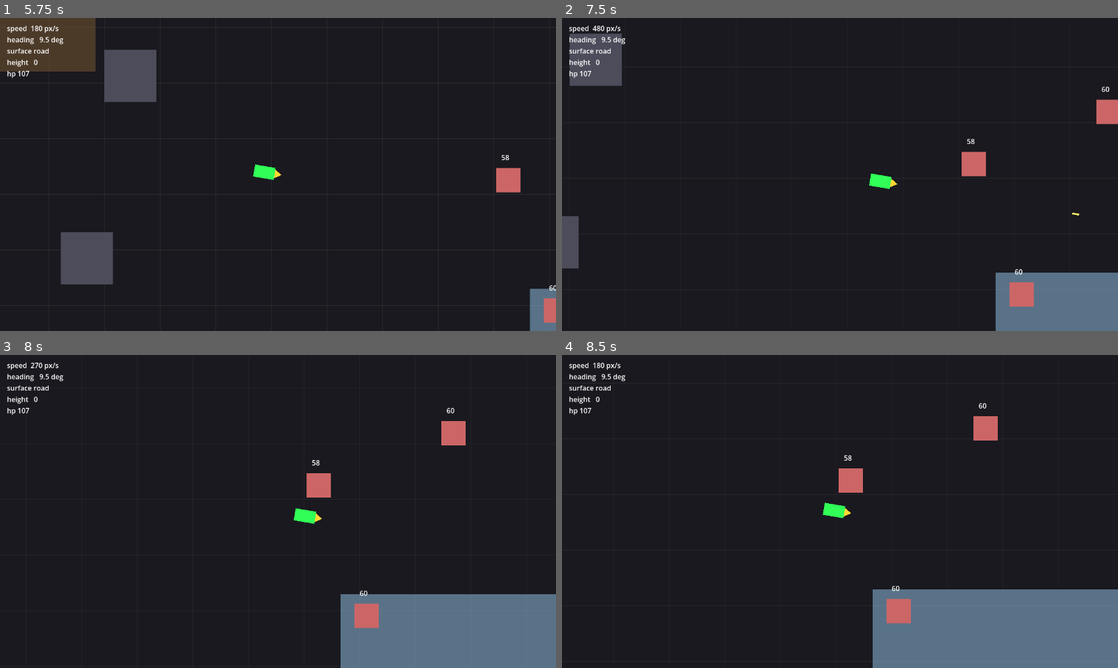
Above: before the commit, frames 1-4 (two rows, left to right).
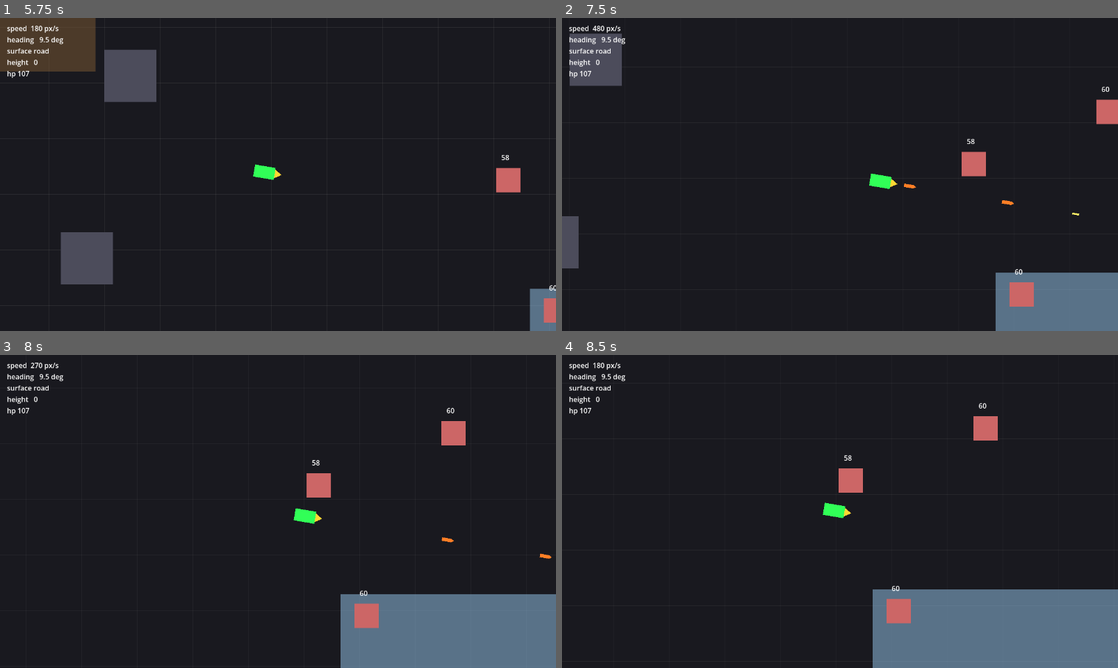
Above: after the commit, the same moments.

Repository: b3p3k0/bentchrome
Game: Godot game, scene res://ui/title.tscn
Same seed, same stepped clock (60 frames per second), same inputs: the game is played once before the commit and once after it.
Inputs (mouse positions are in pixels of both pictures, inside the frame that each line leads up to):
- Up to frame 1 (5.75 s): tap Enter (select_confirm) at 0.5, 3.5, 4.25, 5 s; move the mouse to (400, 158) at 0.52 s; hold D (move_right) 0.53-1.25 s; right-click (400, 158) at 0.6 s; tap Space at 0.77, 3.77 s; click (400, 158) at 0.8 s; drag from (166, 190) to (278, 174) at 1.27 s; move the mouse to (333, 105) at 2.02 s; hold D (move_right) 2.03-2.75 s; tap E (weapon_next) at 2.1 s; tap Q (weapon_prev) at 2.3, 5.3 s; drag from (250, 237) to (111, 127) at 2.77 s; move the mouse to (444, 221) at 3.52 s; hold A (move_left) 3.53-4.25 s; right-click (444, 221) at 3.6 s; click (444, 221) at 3.8 s; drag from (111, 127) to (194, 96) at 4.27 s; move the mouse to (305, 174) at 5.02 s; hold S (move_down) from 5.03 s (still down); hold Enter (select_confirm) from 5.03 s (still down); click (305, 174) at 5.17 s
- Up to frame 2 (7.5 s): release S (move_down) at 5.75 s; release Enter (select_confirm) at 5.75 s; drag from (756, 96) to (728, 190) at 5.77 s; move the mouse to (962, 158) at 6.52 s; hold W (move_up) 6.53-7.25 s; tap Q (weapon_prev) at 6.6 s; tap Space at 6.77 s; click (962, 158) at 6.8 s; drag from (728, 190) to (1023, 205) at 7.27 s
- Up to frame 3 (8 s): no input
- Up to frame 4 (8.5 s): move the mouse to (895, 442) at 8.02 s; hold S (move_down) from 8.03 s (still down); tap Keypad Enter at 8.1 s; tap Q (weapon_prev) at 8.3 s

Frame 1 is identical in both runs. In frame 2, less than 0.1% of the frame differs, in the area x 61-82%, y 52-60%; in frame 3, less than 0.1%, in the area x 79-100%, y 58-66%; in frame 4, nothing differs.

Commit message:
Card 3: WeaponRack — selectable slots, ammo, special recharge
vehicles/weapon_rack.gd owns [special/standard/homing] slots: selection
(Q/E/wheel intents), consume-on-fire, add_ammo with caps, special
recharge to a per-car cap (new VehicleStats special_ammo_cap +
special_recharge_seconds, defaults keep existing .tres valid). Generic
missile_standard (900) / missile_homing (750) WeaponDefs. Firing keeps
one path: selection change re-arms SpecialController/SecondaryMount;
try_fire/activate now return fired:bool so ammo burns only on a real
shot. 24 new headless checks; test.sh gains a 120s timeout guard
(compile-failed runner used to hang forever). Straggler .uid files.

Co-Authored-By: Claude Fable 5 <noreply@anthropic.com>

Diff:
--- /dev/null
+++ b/data/weapons/missile_homing.tres
@@ -0,0 +1,16 @@
+[gd_resource type="Resource" script_class="WeaponDef" load_steps=3 format=3]
+
+[ext_resource type="Script" path="res://resources/weapon_def.gd" id="1_def"]
+[ext_resource type="PackedScene" path="res://weapons/missile.tscn" id="2_proj"]
+
+[resource]
+script = ExtResource("1_def")
+display_name = "Homing Missile"
+cooldown = 0.8
+damage = 26.0
+projectile_speed = 750.0
+projectile_lifetime = 4.0
+turn_rate_deg = 140.0
+acquisition_radius = 1200.0
+projectile_scene = ExtResource("2_proj")
+note = "Generic seeker: slower than a dumb-fire but corrects course. Pickup-fed."
--- /dev/null
+++ b/data/weapons/missile_standard.tres
@@ -0,0 +1,14 @@
+[gd_resource type="Resource" script_class="WeaponDef" load_steps=3 format=3]
+
+[ext_resource type="Script" path="res://resources/weapon_def.gd" id="1_def"]
+[ext_resource type="PackedScene" path="res://weapons/missile.tscn" id="2_proj"]
+
+[resource]
+script = ExtResource("1_def")
+display_name = "Missile"
+cooldown = 0.6
+damage = 30.0
+projectile_speed = 900.0
+projectile_lifetime = 2.5
+projectile_scene = ExtResource("2_proj")
+note = "Generic dumb-fire missile. Pickup-fed, shared by every car."
--- a/resources/vehicle_stats.gd
+++ b/resources/vehicle_stats.gd
@@ -21,6 +21,8 @@
 @export var accent_color := Color(1, 1, 1)
 
 @export var special: WeaponDef  # signature secondary weapon
+@export var special_ammo_cap := 1            # rounds held at once
+@export var special_recharge_seconds := 12.0 # time to regrow one round
 
 # Per-car raw handling-knob overrides (knob name -> value) applied after
 # StatCurves, so hand-tuning wins while StatCurves stays the default. Written by
--- a/tests/run_tests.gd
+++ b/tests/run_tests.gd
@@ -5,6 +5,7 @@
 
 const SUITES := [
 	preload("res://tests/test_status_effects.gd"),
+	preload("res://tests/test_weapon_rack.gd"),
 ]
 
 var _checks := 0
--- /dev/null
+++ b/tests/test_weapon_rack.gd
@@ -0,0 +1,88 @@
+extends RefCounted
+## WeaponRack tests: slot config, selection cycling, ammo consume/add caps,
+## special recharge. The rack is pure bookkeeping — no tree needed; time is
+## driven via tick().
+
+const RackScript := preload("res://vehicles/weapon_rack.gd")
+const DefScript := preload("res://resources/weapon_def.gd")
+
+var t
+
+func _init(runner) -> void:
+	t = runner
+
+func _rack(special_cap := 1, recharge := 12.0):
+	var r = RackScript.new()
+	var special = DefScript.new()
+	special.display_name = "Test Special"
+	r.configure(special, special_cap, recharge)
+	return r
+
+func test_configure_defaults() -> void:
+	var r = _rack()
+	t.check(r.selected_index() == RackScript.Slot.SPECIAL, "rack: special selected on configure")
+	t.check(r.ammo(RackScript.Slot.SPECIAL) == 1, "rack: special starts at cap")
+	t.check(r.ammo(RackScript.Slot.STANDARD) == 2, "rack: 2 standard to start")
+	t.check(r.ammo(RackScript.Slot.HOMING) == 1, "rack: 1 homing to start")
+	t.check(r.selected_def() != null and r.selected_def().display_name == "Test Special", "rack: selected def is the special")
+	r.free()
+
+func test_selection_cycles_and_wraps() -> void:
+	var r = _rack()
+	r.select_next()
+	t.check(r.selected_index() == RackScript.Slot.STANDARD, "cycle: next -> standard")
+	r.select_next()
+	t.check(r.selected_index() == RackScript.Slot.HOMING, "cycle: next -> homing")
+	r.select_next()
+	t.check(r.selected_index() == RackScript.Slot.SPECIAL, "cycle: next wraps to special")
+	r.select_prev()
+	t.check(r.selected_index() == RackScript.Slot.HOMING, "cycle: prev wraps to homing")
+	r.free()
+
+func test_consume_and_dry() -> void:
+	var r = _rack()
+	r.select_next()  # standard, ammo 2
+	t.check(r.can_consume(), "consume: standard available")
+	r.consume()
+	r.consume()
+	t.check(r.ammo(RackScript.Slot.STANDARD) == 0, "consume: two shots spent")
+	t.check(not r.can_consume(), "consume: dry blocks fire")
+	r.consume()  # no-op
+	t.check(r.ammo(RackScript.Slot.STANDARD) == 0, "consume: dry consume is a no-op")
+	r.free()
+
+func test_add_ammo_respects_cap() -> void:
+	var r = _rack()
+	var accepted = r.add_ammo(RackScript.Slot.STANDARD, 10)
+	t.check(accepted == 4, "add: accepts only up to cap (2 + 4 = 6)")
+	t.check(r.ammo(RackScript.Slot.STANDARD) == 6, "add: standard at cap")
+	t.check(r.add_ammo(RackScript.Slot.STANDARD, 1) == 0, "add: full slot accepts nothing")
+	r.free()
+
+func test_special_recharges_to_cap() -> void:
+	var r = _rack(2, 5.0)
+	r.consume()
+	r.consume()
+	t.check(r.ammo(RackScript.Slot.SPECIAL) == 0, "recharge: special spent")
+	r.tick(2.5)
+	t.check_approx(r.recharge_fraction(), 0.5, "recharge: halfway to next round")
+	r.tick(2.5)
+	t.check(r.ammo(RackScript.Slot.SPECIAL) == 1, "recharge: one round back after 5s")
+	r.tick(5.0)
+	t.check(r.ammo(RackScript.Slot.SPECIAL) == 2, "recharge: refilled to cap")
+	r.tick(5.0)
+	t.check(r.ammo(RackScript.Slot.SPECIAL) == 2, "recharge: never exceeds cap")
+	t.check_approx(r.recharge_fraction(), 1.0, "recharge: fraction is 1.0 at cap")
+	r.free()
+
+func test_signals_fire() -> void:
+	var r = _rack()
+	var selections: Array = []
+	var ammo_events: Array = []
+	r.selection_changed.connect(func(i: int) -> void: selections.append(i))
+	r.ammo_changed.connect(func(i: int, a: int) -> void: ammo_events.append([i, a]))
+	r.select_next()
+	r.consume()
+	t.check(selections == [RackScript.Slot.STANDARD], "signals: selection_changed emitted once")
+	t.check(ammo_events == [[RackScript.Slot.STANDARD, 1]], "signals: ammo_changed carries slot + new count")
+	r.free()
--- a/vehicles/special_controller.gd
+++ b/vehicles/special_controller.gd
@@ -16,25 +16,27 @@
 	if _mount:
 		_mount.set_weapon(def)   # projectile-kind firing lives in the mount
 
-func activate(pressed: bool, origin: Vector2, direction: Vector2, shooter: Node) -> void:
+## Returns true when the weapon actually fired (ammo is consumed on true).
+func activate(pressed: bool, origin: Vector2, direction: Vector2, shooter: Node) -> bool:
 	if _def == null:
-		return
+		return false
 	match _def.kind:
 		WeaponDef.Kind.PROJECTILE:
 			if pressed and _mount:
-				_mount.try_fire(origin, direction, shooter)
+				return _mount.try_fire(origin, direction, shooter)
 		WeaponDef.Kind.BEAM:
-			_beam(pressed, origin, direction, shooter)
+			return _beam(pressed, origin, direction, shooter)
 		WeaponDef.Kind.DASH:
-			_dash(pressed, origin, direction, shooter)
+			return _dash(pressed, origin, direction, shooter)
 		WeaponDef.Kind.TRIGGER:
-			_trigger(pressed, origin, direction, shooter)
+			return _trigger(pressed, origin, direction, shooter)
+	return false
 
-func _beam(_pressed: bool, _origin: Vector2, _direction: Vector2, _shooter: Node) -> void:
-	pass  # TODO (Taser): close-range channeled beam + slow status while held
+func _beam(_pressed: bool, _origin: Vector2, _direction: Vector2, _shooter: Node) -> bool:
+	return false  # TODO (Taser): close-range channeled beam + slow status while held
 
-func _dash(_pressed: bool, _origin: Vector2, _direction: Vector2, _shooter: Node) -> void:
-	pass  # TODO (Leap): dash the caster toward the nearest target + brief invuln
+func _dash(_pressed: bool, _origin: Vector2, _direction: Vector2, _shooter: Node) -> bool:
+	return false  # TODO (Leap): dash the caster toward the nearest target + brief invuln
 
-func _trigger(_pressed: bool, _origin: Vector2, _direction: Vector2, _shooter: Node) -> void:
-	pass  # TODO (Toe Jam): arm a charged collision hit until the next ram
+func _trigger(_pressed: bool, _origin: Vector2, _direction: Vector2, _shooter: Node) -> bool:
+	return false  # TODO (Toe Jam): arm a charged collision hit until the next ram
--- a/vehicles/vehicle.gd
+++ b/vehicles/vehicle.gd
@@ -46,6 +46,7 @@
 @onready var _muzzle: Marker2D = $Visual/Muzzle
 @onready var _health: Health = $Health
 @onready var _status: StatusReceiver = $Status
+@onready var _rack: WeaponRack = $WeaponRack
 
 func _ready() -> void:
 	if stats == null and faction == &"player":
@@ -62,6 +63,9 @@
 		($Visual/Body as Polygon2D).color = body_color
 	add_to_group(faction)        # "player" or "enemies" — identity
 	add_to_group(&"vehicles")    # every combatant, for free-for-all targeting
+	if _rack and _special:
+		# Selection drives what the special/secondary path fires next.
+		_rack.selection_changed.connect(func(_i: int) -> void: _special.set_weapon(_rack.selected_def()))
 	if _health:
 		_health.died.connect(_on_died)
 	heading = rotation
@@ -75,8 +79,10 @@
 		_controller.set(k, stats.handling_overrides[k])
 	body_color = stats.primary_color
 	($Visual/Body as Polygon2D).color = body_color
+	if _rack:
+		_rack.configure(stats.special, stats.special_ammo_cap, stats.special_recharge_seconds)
 	if stats.special and _special:
-		_special.set_weapon(stats.special)
+		_special.set_weapon(_rack.selected_def() if _rack else stats.special)
 
 func set_stats(new_stats: VehicleStats) -> void:
 	if new_stats == null:
@@ -100,8 +106,17 @@
 	var aim := Vector2.RIGHT.rotated(heading)
 	if _mg_mount and _muzzle and intent.get("fire_mg", false):
 		_mg_mount.try_fire(_muzzle.global_position, aim, self)
+	if _rack:
+		if intent.get("weapon_prev", false):
+			_rack.select_prev()
+		if intent.get("weapon_next", false):
+			_rack.select_next()
 	if _special and _muzzle:
-		_special.activate(intent.get("fire_selected", false), _muzzle.global_position, aim, self)
+		var wants_fire: bool = intent.get("fire_selected", false)
+		if _rack:
+			wants_fire = wants_fire and _rack.can_consume()
+		if _special.activate(wants_fire, _muzzle.global_position, aim, self) and _rack:
+			_rack.consume()
 
 func _update_depth(delta: float) -> void:
 	if height > 0.0 or vz != 0.0:
@@ -143,6 +158,9 @@
 func get_hp_fraction() -> float:
 	return _health.hp / _health.max_hp if _health and _health.max_hp > 0.0 else 1.0
 
+func get_rack() -> WeaponRack:
+	return _rack
+
 func get_speed_scale() -> float:
 	return _status.speed_scale() if _status else 1.0
 
--- a/vehicles/vehicle.tscn
+++ b/vehicles/vehicle.tscn
@@ -10,6 +10,7 @@
 [ext_resource type="PackedScene" path="res://weapons/missile.tscn" id="8_msl"]
 [ext_resource type="Script" path="res://vehicles/status_receiver.gd" id="9_status"]
 [ext_resource type="Script" path="res://vehicles/special_controller.gd" id="10_special"]
+[ext_resource type="Script" path="res://vehicles/weapon_rack.gd" id="11_rack"]
 
 [sub_resource type="CircleShape2D" id="CircleShape2D_veh"]
 radius = 18.0
@@ -82,3 +83,6 @@
 
 [node name="SpecialController" type="Node" parent="."]
 script = ExtResource("10_special")
+
+[node name="WeaponRack" type="Node" parent="."]
+script = ExtResource("11_rack")
--- /dev/null
+++ b/vehicles/weapon_rack.gd
@@ -0,0 +1,100 @@
+class_name WeaponRack
+extends Node
+## Owns the selectable weapon slots (special / standard / homing): what each
+## holds, how much ammo, which is selected, and the special's recharge. Pure
+## bookkeeping — firing physics stays in WeaponMount/SpecialController; the
+## Vehicle asks the rack before firing and consumes on an actual shot.
+
+signal selection_changed(index: int)
+signal ammo_changed(index: int, ammo: int)
+
+enum Slot { SPECIAL, STANDARD, HOMING }
+
+const STANDARD_DEF := preload("res://data/weapons/missile_standard.tres")
+const HOMING_DEF := preload("res://data/weapons/missile_homing.tres")
+
+@export var start_standard := 2
+@export var start_homing := 1
+
+var _slots: Array = []  # each: {def: WeaponDef, ammo: int, cap: int, recharge: float}
+var _selected := 0
+var _recharge_t := 0.0
+
+func configure(special_def: WeaponDef, special_cap: int, special_recharge_seconds: float) -> void:
+	_slots = [
+		{"def": special_def, "ammo": special_cap, "cap": special_cap, "recharge": special_recharge_seconds},
+		{"def": STANDARD_DEF, "ammo": start_standard, "cap": 6, "recharge": 0.0},
+		{"def": HOMING_DEF, "ammo": start_homing, "cap": 3, "recharge": 0.0},
+	]
+	_selected = Slot.SPECIAL
+	_recharge_t = 0.0
+	selection_changed.emit(_selected)
+	for i in _slots.size():
+		ammo_changed.emit(i, _slots[i].ammo)
+
+func _physics_process(delta: float) -> void:
+	tick(delta)
+
+func tick(delta: float) -> void:
+	if _slots.is_empty():
+		return
+	var s: Dictionary = _slots[Slot.SPECIAL]
+	if s.recharge > 0.0 and s.ammo < s.cap:
+		_recharge_t += delta
+		if _recharge_t >= s.recharge:
+			_recharge_t = 0.0
+			s.ammo += 1
+			ammo_changed.emit(Slot.SPECIAL, s.ammo)
+
+func select_next() -> void:
+	_select((_selected + 1) % _slots.size())
+
+func select_prev() -> void:
+	_select((_selected - 1 + _slots.size()) % _slots.size())
+
+func _select(index: int) -> void:
+	if index == _selected or _slots.is_empty():
+		return
+	_selected = index
+	selection_changed.emit(_selected)
+
+func selected_index() -> int:
+	return _selected
+
+func selected_def() -> WeaponDef:
+	return _slots[_selected].def if not _slots.is_empty() else null
+
+func ammo(index: int) -> int:
+	return _slots[index].ammo if index < _slots.size() else 0
+
+func cap(index: int) -> int:
+	return _slots[index].cap if index < _slots.size() else 0
+
+func can_consume() -> bool:
+	return not _slots.is_empty() and _slots[_selected].ammo > 0
+
+func consume() -> void:
+	if not can_consume():
+		return
+	_slots[_selected].ammo -= 1
+	ammo_changed.emit(_selected, _slots[_selected].ammo)
+
+## Adds ammo to a slot (pickups). Returns how much was actually accepted.
+func add_ammo(index: int, amount: int) -> int:
+	if _slots.is_empty() or index >= _slots.size():
+		return 0
+	var s: Dictionary = _slots[index]
+	var accepted: int = mini(amount, s.cap - s.ammo)
+	if accepted > 0:
+		s.ammo += accepted
+		ammo_changed.emit(index, s.ammo)
+	return accepted
+
+## Recharge progress toward the special's next round, 0..1 (1 = full or n/a).
+func recharge_fraction() -> float:
+	if _slots.is_empty():
+		return 1.0
+	var s: Dictionary = _slots[Slot.SPECIAL]
+	if s.recharge <= 0.0 or s.ammo >= s.cap:
+		return 1.0
+	return clampf(_recharge_t / s.recharge, 0.0, 1.0)
--- a/weapons/weapon_mount.gd
+++ b/weapons/weapon_mount.gd
@@ -46,9 +46,10 @@
 	if _cooldown > 0.0:
 		_cooldown -= delta
 
-func try_fire(origin: Vector2, direction: Vector2, shooter: Node) -> void:
+## Returns true when a shot actually left the mount (ammo is consumed on true).
+func try_fire(origin: Vector2, direction: Vector2, shooter: Node) -> bool:
 	if _stub or _cooldown > 0.0 or projectile_scene == null:
-		return
+		return false
 	_cooldown = 1.0 / fire_rate
 	var tgt: Node2D = null
 	if turn_rate_deg > 0.0 and acquisition_radius > 0.0:
@@ -64,3 +65,4 @@
 		get_tree().current_scene.add_child(p)
 		p.setup(origin, dir, projectile_speed, damage, projectile_lifetime, shooter, deg_to_rad(turn_rate_deg), tgt)
 		p.on_hit_effects = on_hit_effects
+	return true
Not shown, added: tests/run_tests.gd.uid
Not shown, added: tests/test_status_effects.gd.uid
Not shown, added: tests/test_weapon_rack.gd.uid
Not shown, added: ui/pause_menu.gd.uid
Not shown, added: vehicles/weapon_rack.gd.uid
Not shown, changed: tools/test.sh
